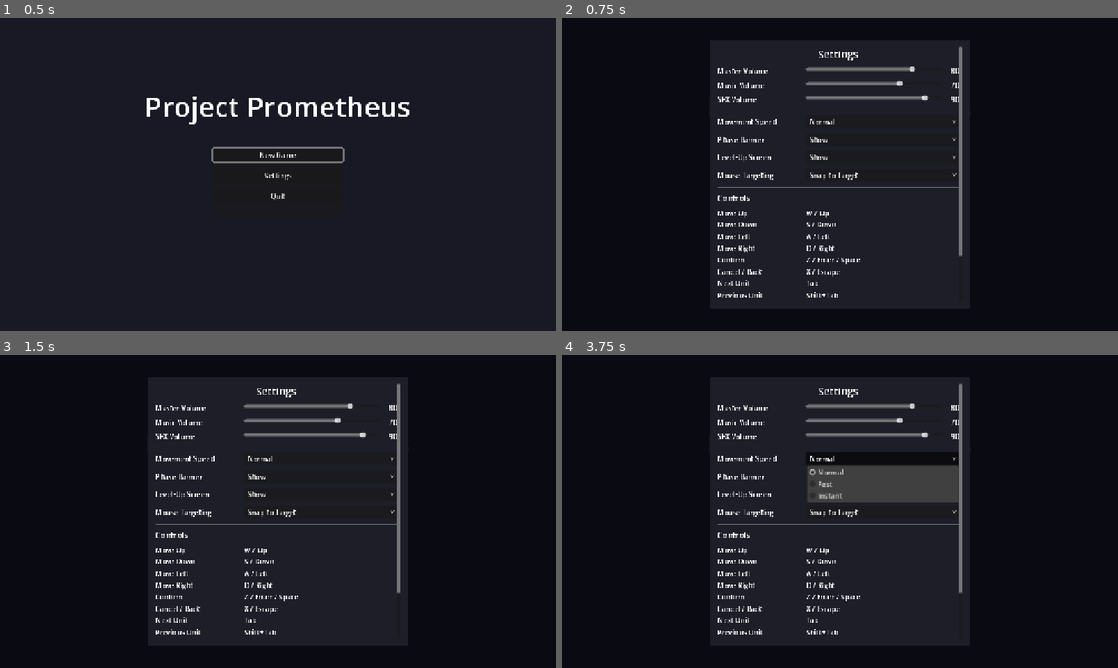
Above: before the commit, frames 1-4 (two rows, left to right).
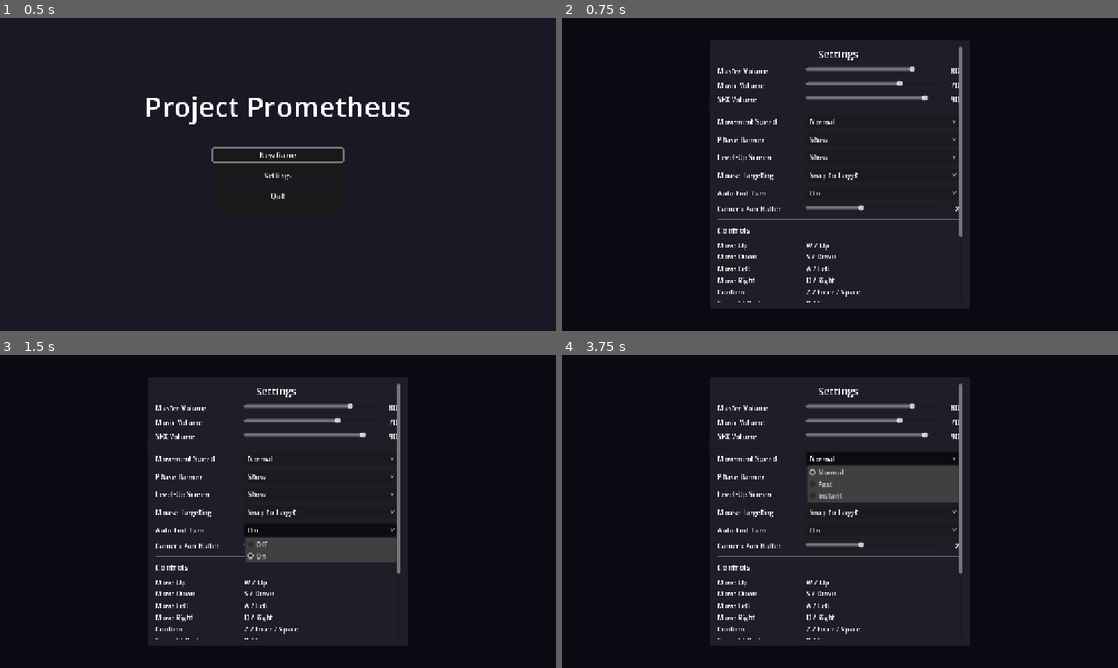
Above: after the commit, the same moments.

Repository: jackmanj1337/Project_Prometheus
Game: Godot game, scene res://scenes/core/Boot.tscn
The game is run twice, just before and just after one commit, with the same random seed, the same clock (stepped at 60 frames per second) and the same inputs.
Inputs (mouse positions are in pixels of both pictures, inside the frame that each line leads up to):
- Up to frame 1 (0.5 s): no input
- Up to frame 2 (0.75 s): click "Settings" at 0.5 s
- Up to frame 3 (1.5 s): click (322, 530) at 1.25 s, where only the run after the commit has a clickable "On"
- Up to frame 4 (3.75 s): click "New Game" at 2 s; click "New Game" at 2.75 s; click "Normal" at 3.5 s

Frame 1 is identical in both runs. In frame 2, 1.7% of the frame differs, in the area x 28-72%, y 54-91%; in frame 3, 4.5%; in frame 4, 1.7%.

Commit message:
Fix #2, #17: auto-end-turn toggle + camera pan buffer setting
- #2: SettingsManager.auto_end_turn (default on); _auto_end_player_phase
  bails when off, so the phase ends only via the map menu.
- #17: SettingsManager.camera_edge_buffer (default 2); MapCursor reads
  it per-scroll instead of the fixed GameConstants const.
- SettingsScreen gains an Auto-End Turn row and a Camera Pan Buffer
  slider (0-5), persisted to settings.cfg.
Tests cover the defaults/reset and the auto-end gate.

Diff:
--- a/scenes/ui/SettingsScreen.tscn
+++ b/scenes/ui/SettingsScreen.tscn
@@ -166,6 +166,40 @@
 layout_mode = 2
 size_flags_horizontal = 3
 
+[node name="HBoxAutoEndTurn" type="HBoxContainer" parent="Panel/ScrollContainer/VBox"]
+layout_mode = 2
+
+[node name="Label" type="Label" parent="Panel/ScrollContainer/VBox/HBoxAutoEndTurn"]
+custom_minimum_size = Vector2(200, 0)
+layout_mode = 2
+text = "Auto-End Turn"
+
+[node name="OptAutoEndTurn" type="OptionButton" parent="Panel/ScrollContainer/VBox/HBoxAutoEndTurn"]
+layout_mode = 2
+size_flags_horizontal = 3
+
+[node name="HBoxCameraBuffer" type="HBoxContainer" parent="Panel/ScrollContainer/VBox"]
+layout_mode = 2
+
+[node name="LabelCameraBufferTitle" type="Label" parent="Panel/ScrollContainer/VBox/HBoxCameraBuffer"]
+custom_minimum_size = Vector2(200, 0)
+layout_mode = 2
+text = "Camera Pan Buffer"
+
+[node name="SliderCameraBuffer" type="HSlider" parent="Panel/ScrollContainer/VBox/HBoxCameraBuffer"]
+layout_mode = 2
+size_flags_horizontal = 3
+min_value = 0.0
+max_value = 5.0
+step = 1.0
+value = 2.0
+
+[node name="LabelCameraBuffer" type="Label" parent="Panel/ScrollContainer/VBox/HBoxCameraBuffer"]
+custom_minimum_size = Vector2(36, 0)
+layout_mode = 2
+text = "2"
+horizontal_alignment = 2
+
 [node name="HSepControls" type="HSeparator" parent="Panel/ScrollContainer/VBox"]
 layout_mode = 2
 
--- a/scripts/autoloads/SettingsManager.gd
+++ b/scripts/autoloads/SettingsManager.gd
@@ -20,6 +20,11 @@
 var level_up_screen: String = "show"
 # "snap"|"disabled" — mouse behavior while choosing a target tile
 var mouse_targeting: String = "snap"
+# Whether the player phase ends automatically once every unit has acted (#2).
+var auto_end_turn: bool = true
+# Tiles from the viewport edge that trigger a camera pan (#17). Default mirrors
+# GameConstants.CURSOR_CAMERA_EDGE_BUFFER; MapCursor reads this at scroll time.
+var camera_edge_buffer: int = 2
 # NOTE: permadeath and leveling_method are per-save gameplay rules, not global
 # preferences — they live on GameState, set via the New Game screen.
 
@@ -51,6 +56,8 @@
 	phase_banner      = cfg.get_value("gameplay", "phase_banner",      phase_banner)
 	level_up_screen   = cfg.get_value("gameplay", "level_up_screen",   level_up_screen)
 	mouse_targeting   = cfg.get_value("gameplay", "mouse_targeting",   mouse_targeting)
+	auto_end_turn      = cfg.get_value("gameplay", "auto_end_turn",      auto_end_turn)
+	camera_edge_buffer = cfg.get_value("gameplay", "camera_edge_buffer", camera_edge_buffer)
 
 	keybindings = cfg.get_value("controls", "keybindings", {})
 	# Old settings.cfg files may still carry stale permadeath/leveling_method keys
@@ -69,6 +76,8 @@
 	cfg.set_value("gameplay", "phase_banner",      phase_banner)
 	cfg.set_value("gameplay", "level_up_screen",   level_up_screen)
 	cfg.set_value("gameplay", "mouse_targeting",   mouse_targeting)
+	cfg.set_value("gameplay", "auto_end_turn",      auto_end_turn)
+	cfg.set_value("gameplay", "camera_edge_buffer", camera_edge_buffer)
 
 	cfg.set_value("controls", "keybindings", keybindings)
 
@@ -91,6 +100,8 @@
 			phase_banner      = "show"
 			level_up_screen   = "show"
 			mouse_targeting   = "snap"
+			auto_end_turn      = true
+			camera_edge_buffer = 2
 		"controls":
 			keybindings = {}
 			_apply_keybindings()
--- a/scripts/core/MapCursor.gd
+++ b/scripts/core/MapCursor.gd
@@ -9,7 +9,10 @@
 #
 # State machine: see State enum below and the transition diagram above _on_confirm().
 
-# Camera-pan trigger distance. Key-repeat timings now live in MapCursorInput.
+# Camera-pan trigger distance — the default when SettingsManager is unavailable
+# (headless tests). The live value is read per-scroll via _camera_edge_buffer()
+# so the in-game Camera Pan Buffer setting (#17) takes effect immediately.
+# Key-repeat timings now live in MapCursorInput.
 const CAMERA_EDGE_BUFFER: int = GameConstants.CURSOR_CAMERA_EDGE_BUFFER
 
 var current_tile: Vector2i = Vector2i(0, 0)
@@ -696,10 +699,20 @@
 
 # ── Camera Scrolling ─────────────────────────────────────────────────────────
 
+# The live camera-pan buffer — the player-set value (#17) when SettingsManager
+# is loaded, otherwise the GameConstants default.
+func _camera_edge_buffer() -> int:
+	var sm := get_node_or_null("/root/SettingsManager")
+	if sm != null:
+		return sm.camera_edge_buffer
+	return CAMERA_EDGE_BUFFER
+
+
 # When the cursor approaches the screen edge, pan the camera to keep it visible.
 func _scroll_camera_if_needed() -> void:
 	if _camera == null or _grid == null:
 		return
+	var buffer: int = _camera_edge_buffer()
 	var view: Vector2 = get_viewport().get_visible_rect().size
 	# How many tiles fit on screen (zoom assumed 1:1, as elsewhere).
 	var tiles_w: int = int(view.x / GameConstants.TILE_SIZE)
@@ -709,15 +722,15 @@
 	# treating the centre as the top-left is the bug that let the cursor scroll off.
 	var tl: Vector2i = _grid.world_to_tile(_camera.position - view * 0.5)
 
-	# Pull the view so the cursor never sits within CAMERA_EDGE_BUFFER of an edge.
-	if current_tile.x < tl.x + CAMERA_EDGE_BUFFER:
-		tl.x = current_tile.x - CAMERA_EDGE_BUFFER
-	elif current_tile.x > tl.x + tiles_w - CAMERA_EDGE_BUFFER - 1:
-		tl.x = current_tile.x - tiles_w + CAMERA_EDGE_BUFFER + 1
-	if current_tile.y < tl.y + CAMERA_EDGE_BUFFER:
-		tl.y = current_tile.y - CAMERA_EDGE_BUFFER
-	elif current_tile.y > tl.y + tiles_h - CAMERA_EDGE_BUFFER - 1:
-		tl.y = current_tile.y - tiles_h + CAMERA_EDGE_BUFFER + 1
+	# Pull the view so the cursor never sits within `buffer` tiles of an edge.
+	if current_tile.x < tl.x + buffer:
+		tl.x = current_tile.x - buffer
+	elif current_tile.x > tl.x + tiles_w - buffer - 1:
+		tl.x = current_tile.x - tiles_w + buffer + 1
+	if current_tile.y < tl.y + buffer:
+		tl.y = current_tile.y - buffer
+	elif current_tile.y > tl.y + tiles_h - buffer - 1:
+		tl.y = current_tile.y - tiles_h + buffer + 1
 
 	# Clamp the view so it never shows space beyond the map edges.
 	tl.x = clamp(tl.x, 0, max(0, _grid.map_width - tiles_w))
--- a/scripts/core/TurnManager.gd
+++ b/scripts/core/TurnManager.gd
@@ -149,6 +149,11 @@
 func _auto_end_player_phase() -> void:
 	if _map_over:
 		return
+	# The player can switch auto-end off (#2); the phase then ends only via the
+	# map menu's End Turn, even when every unit has already acted.
+	var sm := get_node_or_null("/root/SettingsManager")
+	if sm != null and not sm.auto_end_turn:
+		return
 	var gs := get_node_or_null("/root/GameState")
 	if gs and gs.is_player_turn() and are_all_player_units_done():
 		end_player_phase()
--- a/scripts/tests/test_settings_manager.gd
+++ b/scripts/tests/test_settings_manager.gd
@@ -64,6 +64,19 @@
 		print("FAIL movement speed: inst=%s fast=%s norm=%s" % [inst_ok, fast_ok, norm_ok])
 		failed += 1
 
+	# ---- #2/#17: new gameplay settings exist with sane defaults + reset ----
+	var defaults_ok: bool = sm.auto_end_turn == true and sm.camera_edge_buffer == 2
+	sm.auto_end_turn = false
+	sm.camera_edge_buffer = 5
+	sm.reset_section_to_defaults("gameplay")
+	var reset_ok: bool = sm.auto_end_turn == true and sm.camera_edge_buffer == 2
+	if defaults_ok and reset_ok:
+		print("OK  auto_end_turn / camera_edge_buffer default and reset (#2/#17)")
+		passed += 1
+	else:
+		print("FAIL new gameplay settings: defaults=%s reset=%s" % [defaults_ok, reset_ok])
+		failed += 1
+
 	sm.free()
 	print("\n=== Results: %d passed, %d failed ===" % [passed, failed])
 	quit(0 if failed == 0 else 1)
--- a/scripts/tests/test_settings_screen.gd
+++ b/scripts/tests/test_settings_screen.gd
@@ -31,6 +31,9 @@
 		"Panel/ScrollContainer/VBox/HBoxPhaseBanner/OptPhaseBanner",
 		"Panel/ScrollContainer/VBox/HBoxLevelUp/OptLevelUpScreen",
 		"Panel/ScrollContainer/VBox/HBoxMouseTargeting/OptMouseTargeting",
+		"Panel/ScrollContainer/VBox/HBoxAutoEndTurn/OptAutoEndTurn",
+		"Panel/ScrollContainer/VBox/HBoxCameraBuffer/SliderCameraBuffer",
+		"Panel/ScrollContainer/VBox/HBoxCameraBuffer/LabelCameraBuffer",
 		"Panel/ScrollContainer/VBox/KeybindList",
 		"Panel/ScrollContainer/VBox/BtnBack",
 	]
--- a/scripts/tests/test_turn_manager.gd
+++ b/scripts/tests/test_turn_manager.gd
@@ -302,5 +302,33 @@
 	else:
 		print("FAIL no auto-end after last-unit death"); failed += 1
 
+	# ---- auto-end honours the SettingsManager toggle (#2) ----
+	var sm := root.get_node_or_null("SettingsManager")
+	if sm != null:
+		gs.reset_map_state()
+		gs.set_phase(gs.Phase.PLAYER)
+		var solo := _mk_unit("player", 20, "solo1")
+		gs.register_unit(solo)
+		var tm_toggle := TurnManager.new()
+		root.add_child(tm_toggle)
+		# Mark the only player unit DONE directly so set_unit_state's own deferred
+		# auto-end doesn't run — this block tests _auto_end_player_phase's gate.
+		tm_toggle._unit_states[solo] = TurnManager.UnitState.DONE
+		var toggle_seen := [0]
+		tm_toggle.turn_changed.connect(func(n): toggle_seen[0] = n)
+		sm.auto_end_turn = false
+		tm_toggle._auto_end_player_phase()
+		var held: bool = toggle_seen[0] == 0
+		sm.auto_end_turn = true
+		tm_toggle._auto_end_player_phase()
+		var ended: bool = toggle_seen[0] != 0
+		sm.auto_end_turn = true  # restore the default
+		if held and ended:
+			print("OK  auto-end respects the SettingsManager toggle (#2)"); passed += 1
+		else:
+			print("FAIL auto-end toggle: held=%s ended=%s" % [held, ended]); failed += 1
+	else:
+		print("SKIP auto-end toggle (SettingsManager autoload absent)")
+
 	print("\n=== Results: %d passed, %d failed ===" % [passed, failed])
 	quit(0 if failed == 0 else 1)
--- a/scripts/ui/SettingsScreen.gd
+++ b/scripts/ui/SettingsScreen.gd
@@ -25,6 +25,9 @@
 @onready var _opt_phase_banner: OptionButton   = _vbox.get_node("HBoxPhaseBanner/OptPhaseBanner")
 @onready var _opt_level_up: OptionButton       = _vbox.get_node("HBoxLevelUp/OptLevelUpScreen")
 @onready var _opt_mouse_targeting: OptionButton = _vbox.get_node("HBoxMouseTargeting/OptMouseTargeting")
+@onready var _opt_auto_end: OptionButton       = _vbox.get_node("HBoxAutoEndTurn/OptAutoEndTurn")
+@onready var _slider_camera_buffer: HSlider    = _vbox.get_node("HBoxCameraBuffer/SliderCameraBuffer")
+@onready var _label_camera_buffer: Label       = _vbox.get_node("HBoxCameraBuffer/LabelCameraBuffer")
 @onready var _keybind_list: VBoxContainer = _vbox.get_node("KeybindList")
 @onready var _btn_back: Button          = _vbox.get_node("BtnBack")
 
@@ -41,6 +44,7 @@
 	_populate_option_button(_opt_phase_banner,   ["Show", "Skip"])
 	_populate_option_button(_opt_level_up,       ["Show", "Auto", "Skip"])
 	_populate_option_button(_opt_mouse_targeting, ["Snap to Target", "Keyboard Only"])
+	_populate_option_button(_opt_auto_end, ["Off", "On"])
 	# combat_animations has no system behind it yet — hide the inert control so
 	# the menu doesn't advertise a setting that does nothing. The SettingsManager
 	# field is kept for when the combat-animation system lands.
@@ -55,6 +59,9 @@
 	_slider_sfx.min_value    = 0
 	_slider_sfx.max_value    = 100
 	_slider_sfx.step         = 1
+	_slider_camera_buffer.min_value = 0
+	_slider_camera_buffer.max_value = 5
+	_slider_camera_buffer.step      = 1
 
 	_slider_master.value_changed.connect(_on_master_changed)
 	_slider_music.value_changed.connect(_on_music_changed)
@@ -64,6 +71,8 @@
 	_opt_phase_banner.item_selected.connect(_on_phase_banner_selected)
 	_opt_level_up.item_selected.connect(_on_level_up_selected)
 	_opt_mouse_targeting.item_selected.connect(_on_mouse_targeting_selected)
+	_opt_auto_end.item_selected.connect(_on_auto_end_selected)
+	_slider_camera_buffer.value_changed.connect(_on_camera_buffer_changed)
 	_btn_back.pressed.connect(_on_back)
 	_populate_keybindings()
 	hide()
@@ -84,6 +93,9 @@
 	_opt_phase_banner.selected   = maxi(0, _PHASE_BANNER_OPTIONS.find(sm.get("phase_banner")))
 	_opt_level_up.selected       = maxi(0, _LEVEL_UP_OPTIONS.find(sm.get("level_up_screen")))
 	_opt_mouse_targeting.selected = maxi(0, _MOUSE_TARGETING_OPTIONS.find(sm.get("mouse_targeting")))
+	_opt_auto_end.selected = 1 if sm.get("auto_end_turn") else 0
+	_slider_camera_buffer.value = sm.get("camera_edge_buffer")
+	_label_camera_buffer.text   = "%d" % sm.get("camera_edge_buffer")
 	show()
 	_btn_back.grab_focus()
 
@@ -149,6 +161,21 @@
 	var sm := get_node_or_null("/root/SettingsManager")
 	if sm:
 		sm.set("mouse_targeting", _MOUSE_TARGETING_OPTIONS[index])
+		sm.call("save")
+
+
+func _on_auto_end_selected(index: int) -> void:
+	var sm := get_node_or_null("/root/SettingsManager")
+	if sm:
+		sm.set("auto_end_turn", index == 1)  # 0 = Off, 1 = On
+		sm.call("save")
+
+
+func _on_camera_buffer_changed(value: float) -> void:
+	_label_camera_buffer.text = "%d" % int(value)
+	var sm := get_node_or_null("/root/SettingsManager")
+	if sm:
+		sm.set("camera_edge_buffer", int(value))
 		sm.call("save")
 
 
